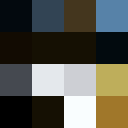
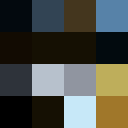
Comparing the layer stacks of the two 128 × 128 images. Changes:
added layer "mast" above "Group 1" over bbox(0, 64, 96, 128)
